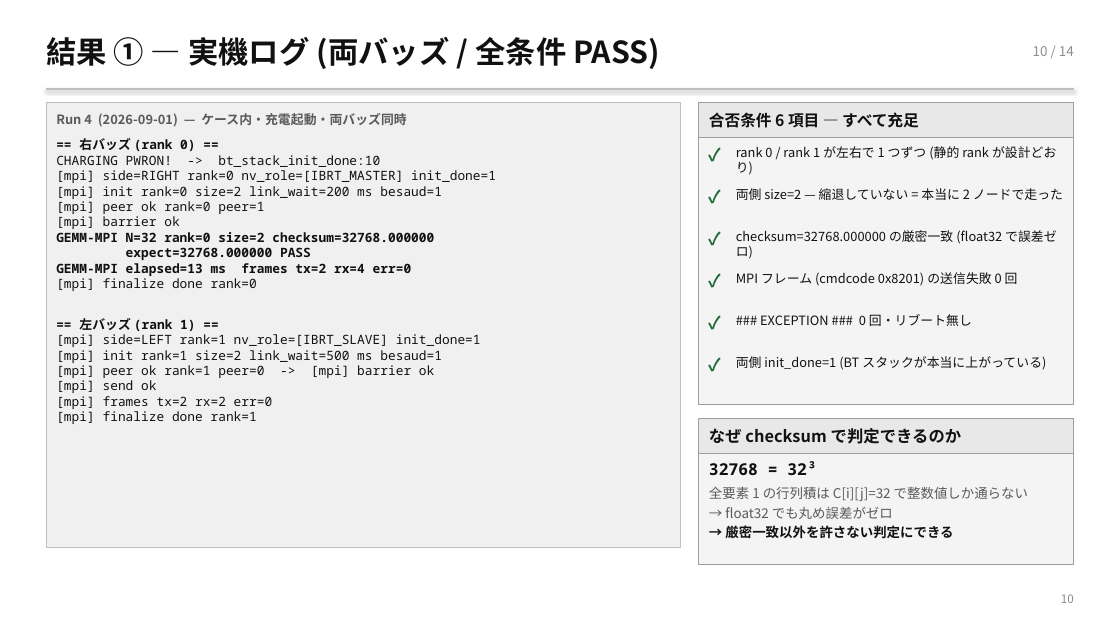
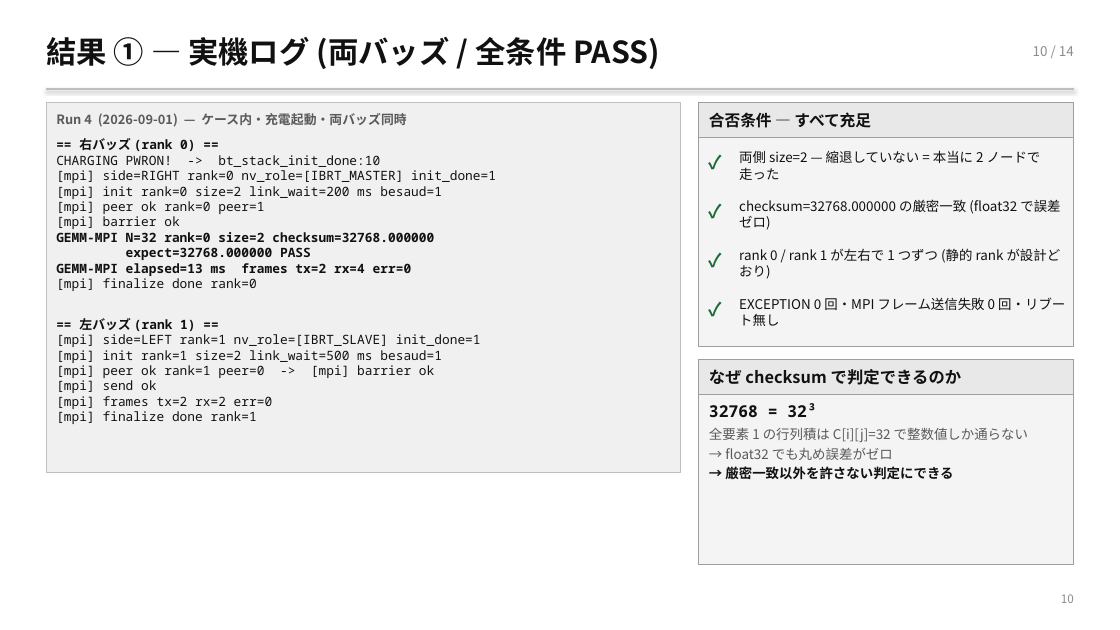
Before and after one commit to TamichiRyuto/pine-buds-cluster, a slide deck: slide 11 of slides/lt-ear-parallel.pptx. Drawn at 1120x630 pixels with LibreOffice and Linux fonts; fonts in the diff are those of the drawing. Boxes give left, top, right and bottom in pixels: in the first picture for what was removed or moved away, otherwise in the second. Text is boxed around its words. In the diff, an @@ line names an element or a change of style, - is before the commit and + after.

```diff
--- a/slides/lt-ear-parallel.pptx
+++ b/slides/lt-ear-parallel.pptx
@@ rectangle: place and size @@
-rectangle at <box>46,103,681,548</box>
+rectangle at <box>46,103,681,472</box>
@@ rectangle: place and size @@
-rectangle at <box>699,103,1074,405</box>
+rectangle at <box>699,103,1074,346</box>
@@ text at <box>709,112,871,128</box>: text changed @@
-合否条件 6 項目 — すべて充足
+合否条件 — すべて充足
@@ text "両側 size=2 — 縮退していない = ...": place and size @@
-text "両側 size=2 — 縮退していない = ..." at <box>736,188,1063,200</box>
+text "両側 size=2 — 縮退していない = ..." at <box>739,150,1041,180</box>
@@ text "✓": place and size @@
-text "✓" at <box>709,187,734,222</box>
+text "✓" at <box>709,200,734,235</box>
@@ text "checksum=32768.000000 の厳密一致 (float32 で誤差ゼロ)": place and size @@
-text "checksum=32768.000000 の厳密一致 (float32 で誤差ゼロ)" at <box>736,230,1056,259</box>
+text "checksum=32768.000000 の厳密一致 (float32 で誤差ゼロ)" at <box>739,199,1060,230</box>
@@ text "✓": place and size @@
-text "✓" at <box>709,229,734,264</box>
+text "✓" at <box>709,249,734,284</box>
@@ size 11 to 11.5 pt in 3 elements at <box>739,199,1060,230</box>, <box>739,150,1041,180</box>, <box>739,248,1061,279</box> @@
@@ text "rank 0 / rank 1 ...": place and size @@
-text "rank 0 / rank 1 ..." at <box>736,146,1056,175</box>
+text "rank 0 / rank 1 ..." at <box>739,248,1061,279</box>
@@ size 15 to 16 pt in 4 elements at <box>709,151,734,187</box>, <box>709,200,734,235</box>, <box>709,249,734,284</box>, <box>709,297,734,333</box> @@
@@ text "✓": place and size @@
-text "✓" at <box>709,271,734,306</box>
+text "✓" at <box>709,297,734,333</box>
@@ text at <box>739,297,1065,326</box>: text changed; size 11 to 11.5 pt @@
-MPI フレーム (cmdcode 0x8201) の送信失敗 0 回
+EXCEPTION 0 回・MPI フレーム送信失敗 0 回・リブート無し
@@ text removed at <box>709,313,734,348</box> @@
-✓
@@ text removed at <box>760,314,972,326</box> @@
-### EXCEPTION ### 0 回・リブート無し
@@ text removed at <box>709,355,734,390</box> @@
-✓
@@ text removed at <box>736,356,1046,370</box> @@
-両側 init_done=1 (BT スタックが本当に上がっている)
@@ text "なぜ checksum で判定できるのか": place and size @@
-text "なぜ checksum で判定できるのか" at <box>709,428,962,444</box>
+text "なぜ checksum で判定できるのか" at <box>709,369,962,385</box>
@@ rectangle: place and size @@
-rectangle at <box>699,418,1074,454</box>
+rectangle at <box>699,360,1074,395</box>
@@ rectangle: place and size @@
-rectangle at <box>699,418,1074,565</box>
+rectangle at <box>699,360,1074,565</box>
@@ text "32768 = 32³": place and size @@
-text "32768 = 32³" at <box>709,461,1028,539</box>
+text "32768 = 32³" at <box>709,403,1028,480</box>
```
Also in this commit, not shown: 13 other slides changed, 2 other files.
